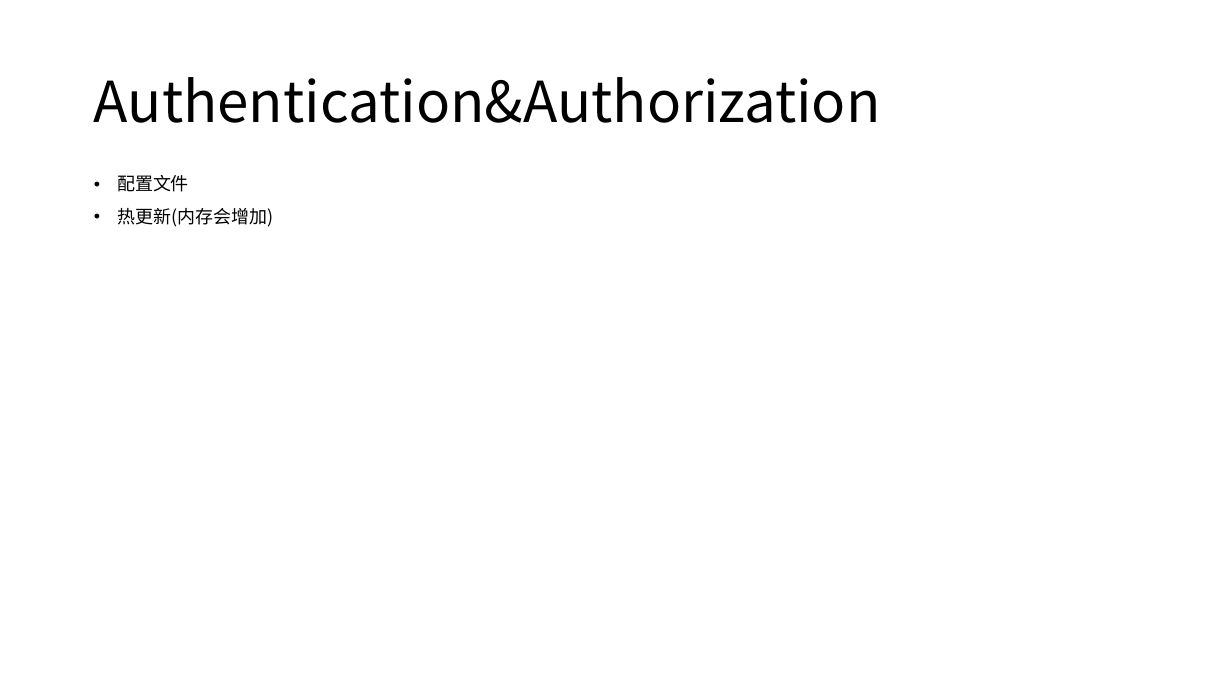
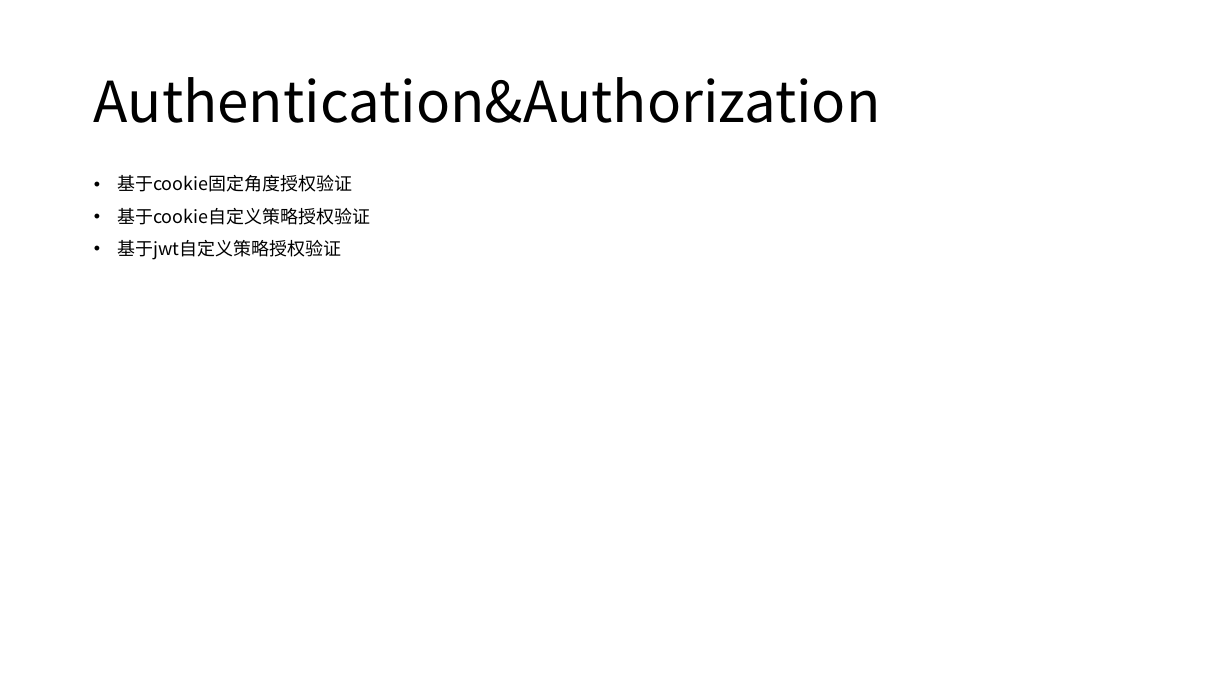
Before and after one commit to axzxs2001/aspnetcore5.0, a slide deck: slide 8 of aspnetcore3.0course/docs/aspnetcore3.0course.pptx. Drawn at 1232x693 pixels with LibreOffice and Linux fonts; fonts in the diff are those of the drawing. Boxes give left, top, right and bottom in pixels: in the first picture for what was removed or moved away, otherwise in the second. Text is boxed around its words. In the diff, an @@ line names an element or a change of style, - is before the commit and + after.

```diff
--- a/aspnetcore3.0course/docs/aspnetcore3.0course.pptx
+++ b/aspnetcore3.0course/docs/aspnetcore3.0course.pptx
@@ text at <box>117,175,370,260</box>: text changed @@
-• 配置文件
-• 热更新(内存会增加)
+• 基于cookie固定角度授权验证
+• 基于cookie自定义策略授权验证
+• 基于jwt自定义策略授权验证
```
Also in this commit, not shown: 1 other slide changed, 1 slide added, 16 other files.
